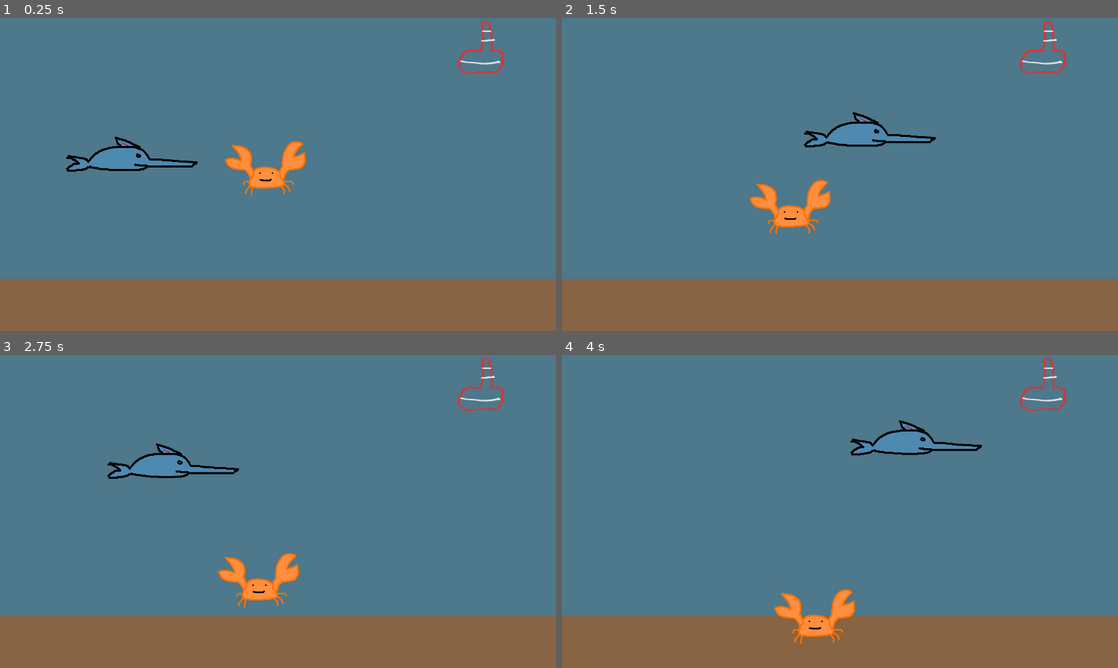
Above: before the commit, frames 1-4 (two rows, left to right).
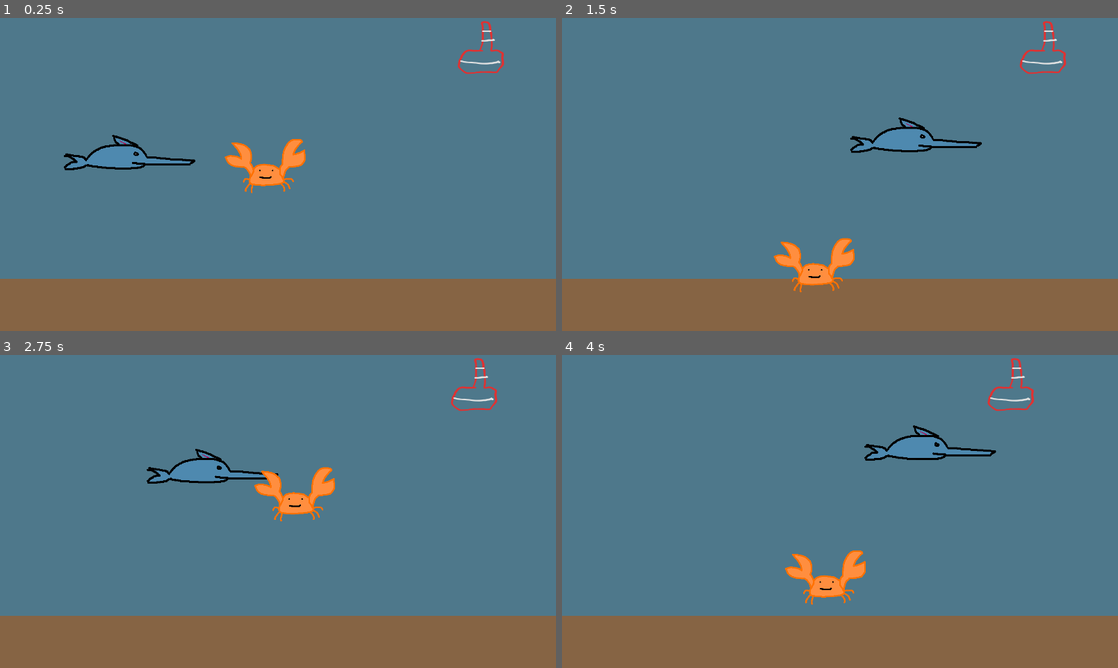
Above: after the commit, the same moments.

Repository: JohnEdChristensen/BubbleBlade
Game: Godot game, scene res://ocean.tscn
Same seed, same stepped clock (60 frames per second), same inputs: the game is played once before the commit and once after it.
Inputs:
- Up to frame 1 (0.25 s): no input
- Up to frame 2 (1.5 s): hold Shift (Sprint) 0.53-1.28 s; hold D (Move Right) from 0.53 s (still down); tap W (Move Up) at 0.77 s; tap Shift (Sprint) at 1.35 s
- Up to frame 3 (2.75 s): tap W (Move Up) at 1.52 s; release D (Move Right) at 2.03 s; hold A (Move Left) from 2.03 s (still down); hold Shift (Sprint) from 2.03 s (still down)
- Up to frame 4 (4 s): release A (Move Left) at 2.78 s; release Shift (Sprint) at 2.78 s; hold D (Move Right) from 2.78 s (still down); tap Shift (Sprint) at 2.85 s; tap W (Move Up) at 3.02, 3.77 s; hold Shift (Sprint) from 3.53 s (still down)

The runs differ from the first frame. In frame 1, 1.3% of the frame differs, in the area x 11-55%, y 37-57%; in frame 2, 3.9%; in frame 3, 4.2%, in the area x 19-91%, y 0-81%; in frame 4, 3.9%.

Commit message:
Update Crab AI, add hit detection

Diff:
--- a/enemy.gd
+++ b/enemy.gd
@@ -1,16 +1,17 @@
 extends CharacterBody2D
 
+const SPEED = 300.0
+const JUMP_VELOCITY = -800.0
+const MAX_GRAVITY = 300
+const GRAVITY = 8
+var player_node
 
-const SPEED = 300.0
-const JUMP_VELOCITY = -400.0
-const GRAVITY = 100
-var player_node
+signal hit_player()
+signal crab_perished()
 
 func setup(player: Player):
 	player_node = player
 	position = Vector2(1000,500)
-
-
 
 func _physics_process(delta: float) -> void:
 
@@ -19,8 +20,32 @@
 		var direction = sign(distance)
 		velocity.x = (direction * SPEED)
 	else:
-		velocity.x =0
+		velocity.x = 0
+		if is_on_floor() and (position.y > player_node.position.y):
+			jump()
 
-	velocity.y = GRAVITY
+	process_down_velocity()
 
 	move_and_slide()
+
+func process_down_velocity() -> void:
+	velocity.y = move_toward(velocity.y, MAX_GRAVITY, GRAVITY)
+
+func jump() -> void:
+	velocity.y = JUMP_VELOCITY
+
+func perish() -> void:
+	crab_perished.emit()
+	queue_free()
+
+func _on_left_claw_area_body_entered(body):
+	if body == player_node:
+		hit_player.emit()
+
+func _on_right_claw_area_body_entered(body):
+	if body == player_node:
+		hit_player.emit()
+
+func _on_vulnerable_area_area_entered(area):
+	if area == player_node.attack_box_area:
+		perish()
--- a/enemy.tscn
+++ b/enemy.tscn
@@ -1,19 +1,49 @@
-[gd_scene load_steps=4 format=3 uid="uid://dwlq8t853qja0"]
+[gd_scene load_steps=6 format=3 uid="uid://dwlq8t853qja0"]
 
 [ext_resource type="Script" path="res://enemy.gd" id="1_xky53"]
 [ext_resource type="Texture2D" uid="uid://ct0bd1qwotkv" path="res://assets/Crab.webp" id="2_82rk2"]
+[ext_resource type="Shape2D" uid="uid://c2tiingcul4fg" path="res://shapes/crab_body.tres" id="2_klvas"]
 
-[sub_resource type="CapsuleShape2D" id="CapsuleShape2D_4fpso"]
-radius = 83.0
-height = 322.0
+[sub_resource type="CapsuleShape2D" id="CapsuleShape2D_k58i8"]
+radius = 38.9
+height = 105.9
+
+[sub_resource type="CapsuleShape2D" id="CapsuleShape2D_yfar0"]
+radius = 45.0
+height = 100.0
 
 [node name="Enemy" type="CharacterBody2D"]
 script = ExtResource("1_xky53")
 
 [node name="CollisionShape2D" type="CollisionShape2D" parent="."]
+position = Vector2(0, 38.18)
 rotation = 1.5708
-shape = SubResource("CapsuleShape2D_4fpso")
+shape = ExtResource("2_klvas")
 
 [node name="Sprite2D" type="Sprite2D" parent="."]
 position = Vector2(-8, -11)
 texture = ExtResource("2_82rk2")
+
+[node name="RightClawArea" type="Area2D" parent="."]
+
+[node name="CollisionShape2D" type="CollisionShape2D" parent="RightClawArea"]
+position = Vector2(89.4, -49.84)
+shape = SubResource("CapsuleShape2D_k58i8")
+
+[node name="LeftClawArea" type="Area2D" parent="."]
+
+[node name="CollisionShape2D" type="CollisionShape2D" parent="LeftClawArea"]
+position = Vector2(-100.12, -42.47)
+rotation = -1.5708
+shape = SubResource("CapsuleShape2D_yfar0")
+
+[node name="VulnerableArea" type="Area2D" parent="."]
+
+[node name="CollisionShape2D" type="CollisionShape2D" parent="VulnerableArea"]
+position = Vector2(0, 37.755)
+rotation = 1.5708
+shape = ExtResource("2_klvas")
+
+[connection signal="body_entered" from="RightClawArea" to="." method="_on_right_claw_area_body_entered"]
+[connection signal="body_entered" from="LeftClawArea" to="." method="_on_left_claw_area_body_entered"]
+[connection signal="area_entered" from="VulnerableArea" to="." method="_on_vulnerable_area_area_entered"]
--- a/ocean.gd
+++ b/ocean.gd
@@ -3,17 +3,26 @@
 var player_template = preload("res://player.tscn")
 var enemy_template = preload("res://enemy.tscn")
 
+var player
+
 # Called when the node enters the scene tree for the first time.
 func _ready() -> void:
-	var player = player_template.instantiate()
+	player = player_template.instantiate()
 	add_child(player)
 
-	var enemy = enemy_template.instantiate()
-	enemy.setup(player)
-	add_child(enemy)
-	pass # Replace with function body.
+	spawn_crab()
 
 
 # Called every frame. 'delta' is the elapsed time since the previous frame.
 func _process(delta: float) -> void:
 	pass
+
+func _on_hit_player():
+	pass
+
+func spawn_crab():
+	var enemy = enemy_template.instantiate()
+	enemy.setup(player)
+	enemy.hit_player.connect(_on_hit_player)
+	enemy.crab_perished.connect(spawn_crab)
+	add_child(enemy)
--- a/player.gd
+++ b/player.gd
@@ -4,6 +4,8 @@
 
 const SPEED = 300.0
 const SPRINT_FACTOR = 3
+
+@onready var attack_box_area = $AttackBoxArea
 
 
 func _physics_process(delta: float) -> void:
--- a/player.tscn
+++ b/player.tscn
@@ -2,10 +2,6 @@
 
 [ext_resource type="Script" path="res://player.gd" id="1_nlh7y"]
 [ext_resource type="Texture2D" uid="uid://bag7bmcbc4gw5" path="res://assets/Swordfish.webp" id="1_r3q5o"]
-
-[sub_resource type="CapsuleShape2D" id="CapsuleShape2D_7746s"]
-radius = 2.0
-height = 32.0
 
 [sub_resource type="SpriteFrames" id="SpriteFrames_fnla0"]
 animations = [{
@@ -18,18 +14,22 @@
 "speed": 5.0
 }]
 
+[sub_resource type="CapsuleShape2D" id="CapsuleShape2D_eflvj"]
+radius = 0.604225
+height = 4.83721
+
 [node name="Player" type="CharacterBody2D"]
 position = Vector2(442, 500)
 scale = Vector2(14.997, 14.997)
 script = ExtResource("1_nlh7y")
 
-[node name="HitBox" type="CollisionShape2D" parent="."]
-rotation = -1.5708
-shape = SubResource("CapsuleShape2D_7746s")
-debug_color = Color(0, 0.686275, 0.690196, 0.65098)
+[node name="HitBox" type="CollisionPolygon2D" parent="."]
+position = Vector2(0.40008, -0.667801)
+scale = Vector2(1.54698, 1.06678)
+polygon = PackedVector2Array(-2.32759, -4.56199, -2.62931, -5.6871, 1.2931, -3.49939, 2.71552, -1.31169, 7.5431, -0.499109, 7.37069, 1.43857, 2.37069, 1.31356, 1.33621, 2.12613, -3.62069, 2.18864, -6.33621, 1.37607, -8.31897, 2.18864, -9.74138, 2.06363, -9.74138, -1.24918, -7.62931, -0.874146, -6.50862, -0.124075, -5.64655, -1.99925, -3.83621, -3.06185, -1.93966, -3.43689)
 
 [node name="AnimatedSprite2D" type="AnimatedSprite2D" parent="."]
-position = Vector2(1, -2)
+position = Vector2(0.466759, -2.40048)
 scale = Vector2(0.0589764, 0.0674375)
 sprite_frames = SubResource("SpriteFrames_fnla0")
 
@@ -45,3 +45,11 @@
 drag_top_margin = 0.27
 drag_right_margin = 0.32
 drag_bottom_margin = 0.42
+
+[node name="AttackBoxArea" type="Area2D" parent="."]
+
+[node name="AttackBox" type="CollisionShape2D" parent="AttackBoxArea"]
+position = Vector2(13.045, -0.327999)
+rotation = 1.5708
+scale = Vector2(1.54698, 1.06678)
+shape = SubResource("CapsuleShape2D_eflvj")
--- /dev/null
+++ b/shapes/crab_body.tres
@@ -0,0 +1,5 @@
+[gd_resource type="CapsuleShape2D" format=3 uid="uid://c2tiingcul4fg"]
+
+[resource]
+radius = 51.24
+height = 170.0
